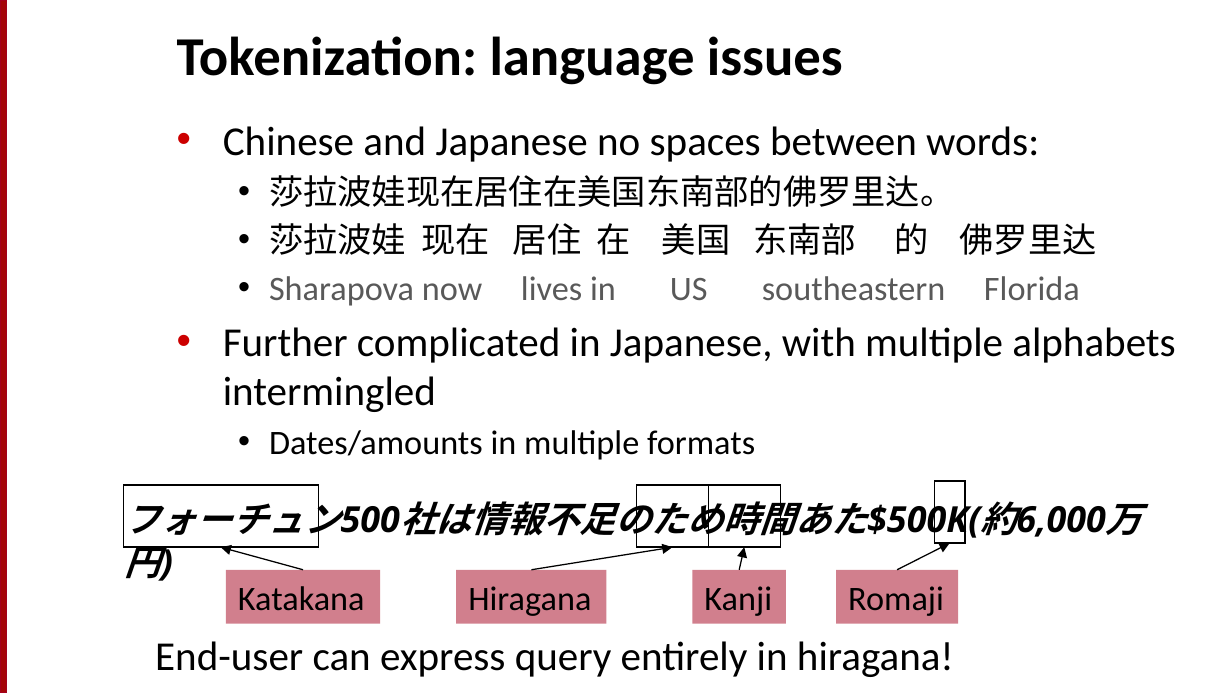
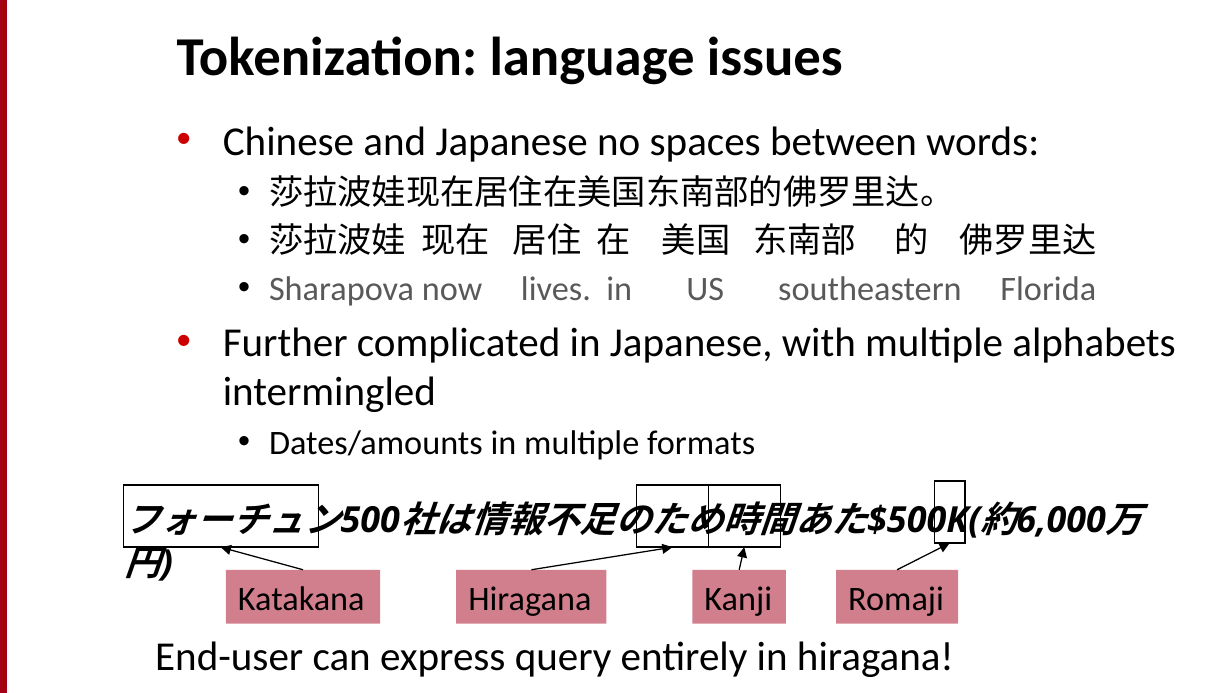
Before and after one commit to computational-linguistics-class/computational-linguistics-class.github.io, a slide deck: slide 49 of slides/02-text-processing.pptx. Drawn at 1232x693 pixels with LibreOffice and Linux fonts; fonts in the diff are those of the drawing. Boxes give left, top, right and bottom in pixels: in the first picture for what was removed or moved away, otherwise in the second. Text is boxed around its words. In the diff, an @@ line names an element or a change of style, - is before the commit and + after.

Commit message:
Updating slides

```diff
--- a/slides/02-text-processing.pptx
+++ b/slides/02-text-processing.pptx
@@ text at (269,276,1096,306): text changed @@
-  • Sharapova now lives in US southeastern Florida
+  • Sharapova now lives. in US southeastern Florida
```
Also in this commit, not shown: 7 other files.
